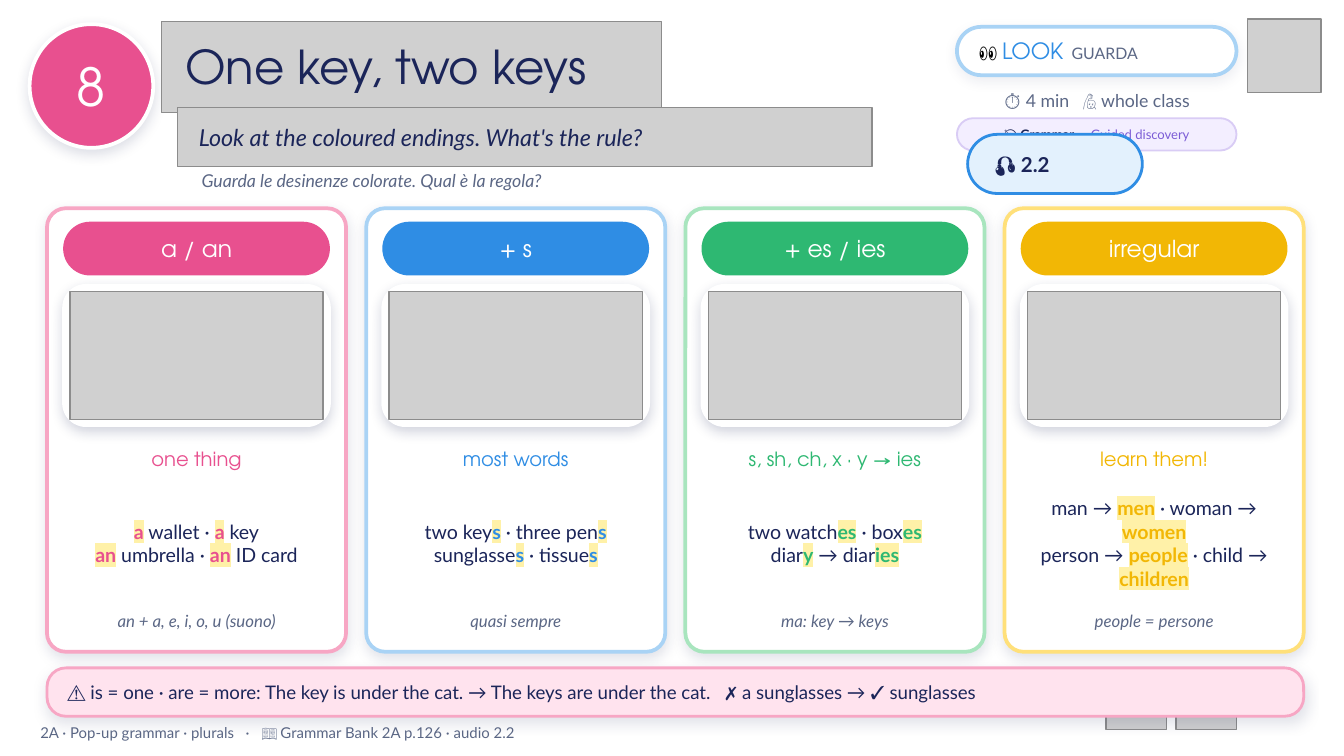
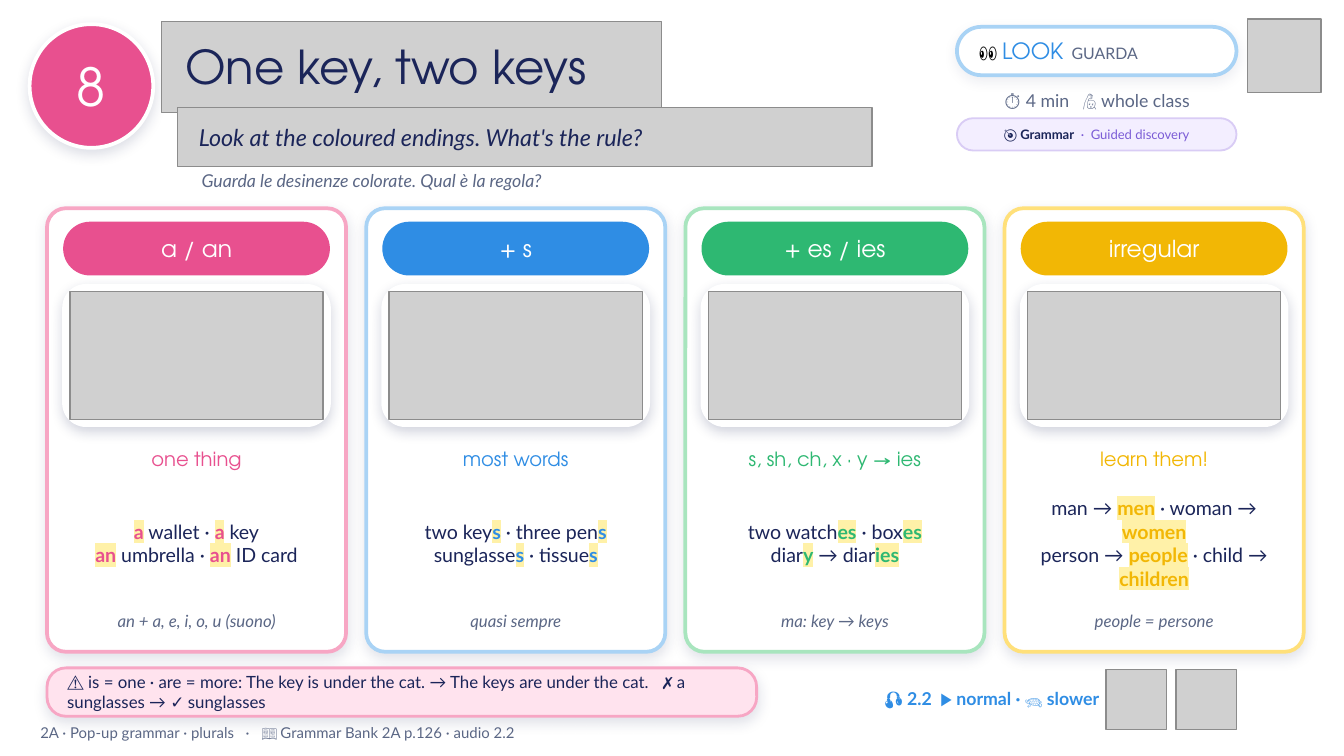
Before and after one commit to londonlanguageschool/Bagheria-, a slide deck: slide 8 of materials/EFE/EFE_2A_Tidy_or_untidy.pptx. Drawn at 1344x756 pixels with LibreOffice and Linux fonts; fonts in the diff are those of the drawing; grey boxes stand for pictures; background and template pictures are left out. Boxes give left, top, right and bottom in pixels: in the first picture for what was removed or moved away, otherwise in the second. Text is boxed around its words. In the diff, an @@ line names an element or a change of style, - is before the commit and + after.

```diff
--- a/materials/EFE/EFE_2A_Tidy_or_untidy.pptx
+++ b/materials/EFE/EFE_2A_Tidy_or_untidy.pptx
@@ rounded rectangle removed at box(968, 134, 1142, 194) @@
-🎧 2.2
@@ rounded rectangle: place and size @@
-rounded rectangle at box(47, 668, 1304, 716)
+rounded rectangle at box(47, 668, 757, 716)
@@ text "⚠ is = one · ..." at box(67, 675, 685, 711): size 10 to 9 pt @@
@@ text at box(907, 692, 1099, 705): text changed @@
-▶ normal · 🐢 slower
+🎧 2.2 ▶ normal · 🐢 slower
```
Also in this commit, not shown: 2 other files.
